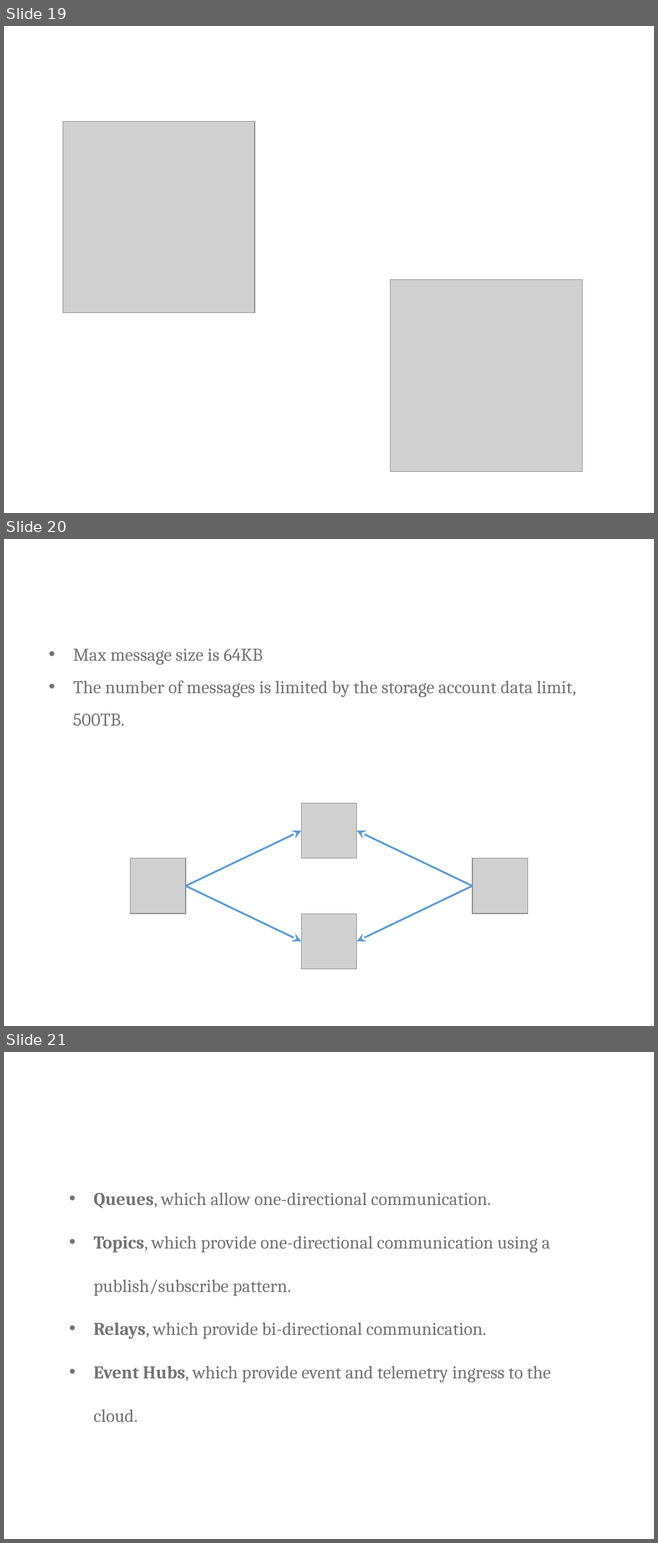
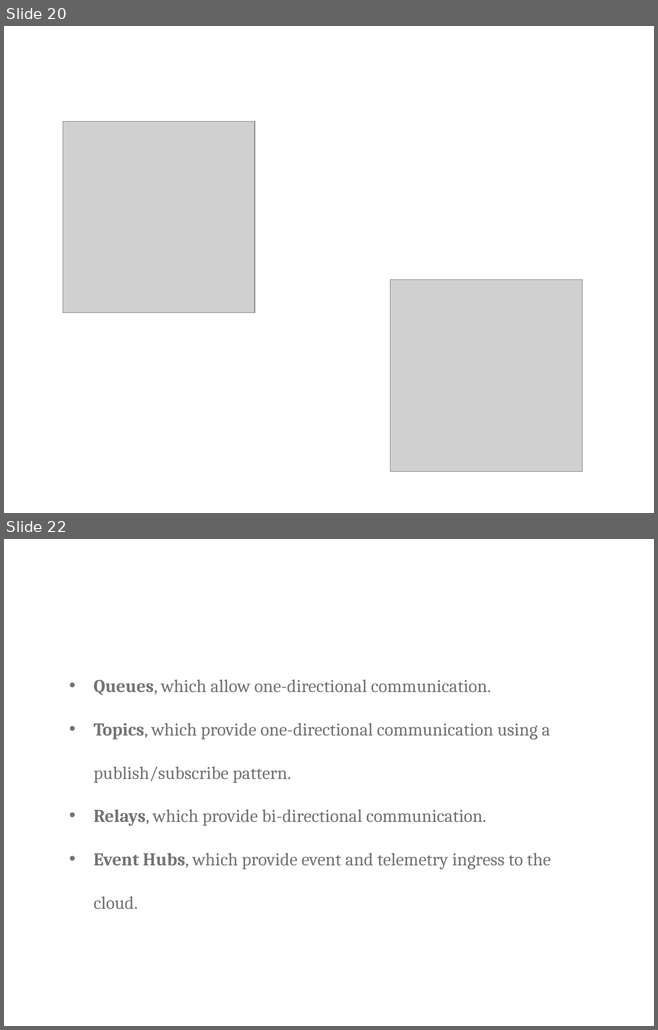
Before and after one commit to ritasker/Presentations-Archive, a slide deck: Current/Azure The Good Parts Web Apps/AzureTheGoodParts-WebApps.pptx. Shown one above the other, each under a label of ours: slides 19, 20 and 21 before the commit, slides 20 and 22 after it; the slides between them are not shown. The pictures are 658x1543 and 658x1030 pixels, drawn with LibreOffice and Linux fonts; fonts in the diff are those of the drawing; grey boxes stand for pictures; background and template pictures are left out. Boxes give left, top, right and bottom in pixels: in the first picture for what was removed or moved away, otherwise in the second. Text is boxed around its words. In the diff, an @@ line names an element or a change of style, - is before the commit and + after.

Commit message:
Finishes off the data storage section and makes a start on the queuing section.

```diff
--- a/Current/Azure The Good Parts Web Apps/AzureTheGoodParts-WebApps.pptx
+++ b/Current/Azure The Good Parts Web Apps/AzureTheGoodParts-WebApps.pptx
@@ slide 20 removed at [4,539,654,1026], background picture (left out) @@
@@ text removed at [73,649,576,726] @@
-• Max message size is 64KB
-• The number of messages is limited by the storage account data limit, 500TB.
@@ group removed at [130,803,527,969]: 4 pictures, 4 arrows @@
@@ what was slide 19 is now slide 20 @@
@@ what was slide 21 is now slide 22 @@
```
Also in this commit, not shown: 1 slide changed, 3 slides added, 1 other slide removed.
